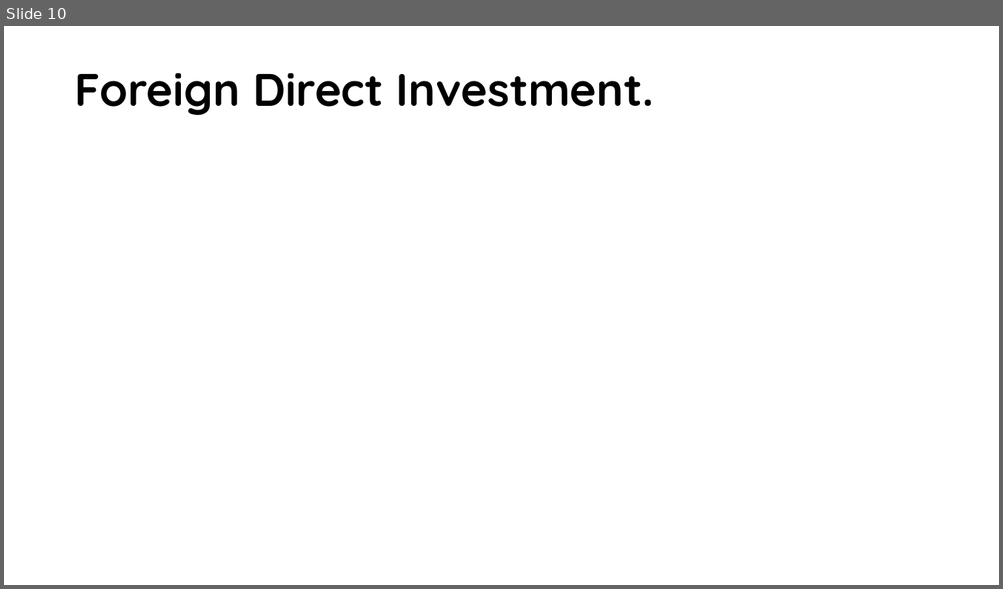
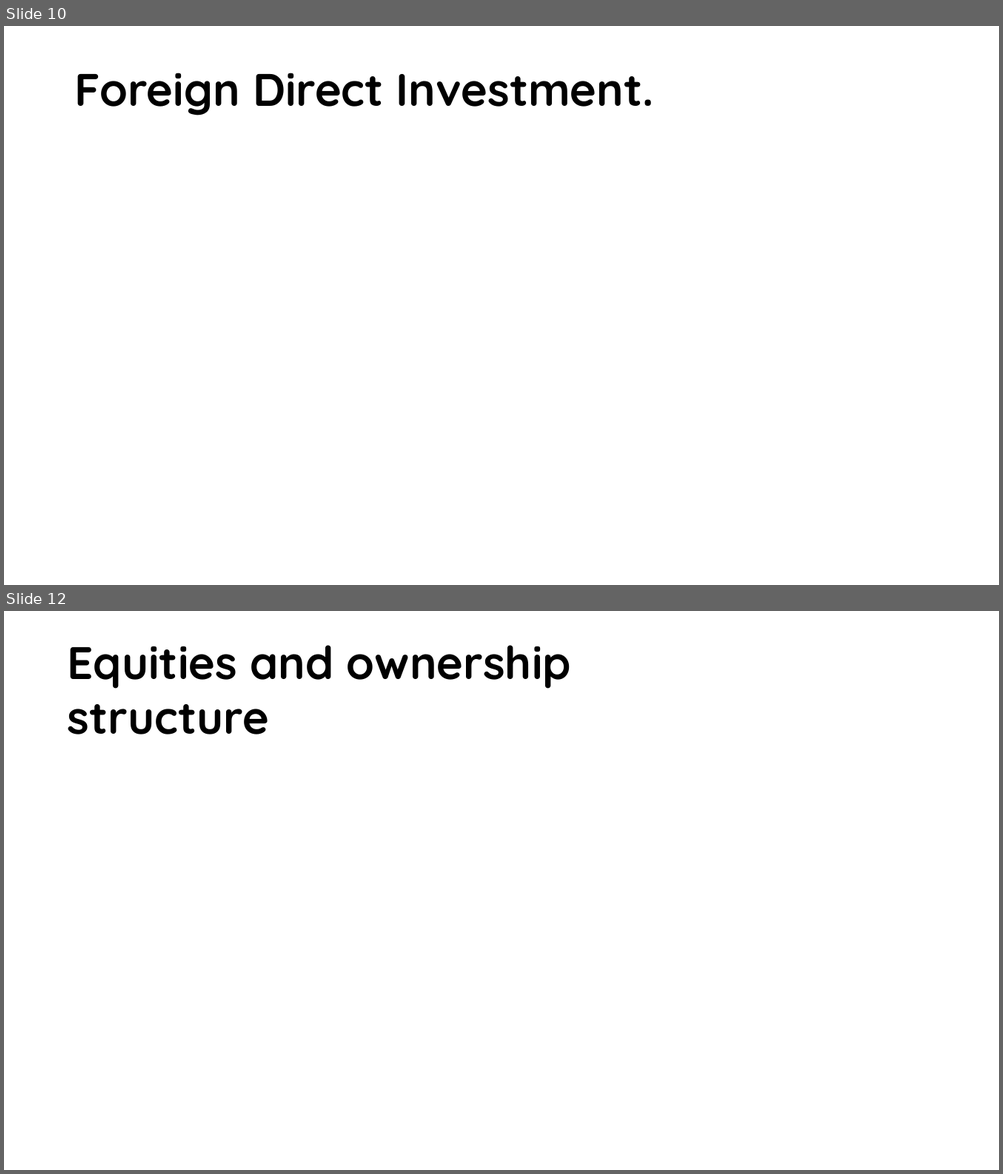
Before and after one commit to jhanandrade/AFD-Project, a slide deck: Documentos/Modelling Colombia Economy- Stock-Flow Consistent Prototype Growth Model.pptx. Shown one above the other, each under a label of ours: slide 10 before the commit, slides 10 and 12 after it; the slides between them are not shown. The pictures are 1003x589 and 1003x1174 pixels, drawn with LibreOffice and Linux fonts; fonts in the diff are those of the drawing; grey boxes stand for pictures; background and template pictures are left out. Boxes give left, top, right and bottom in pixels: in the first picture for what was removed or moved away, otherwise in the second. Text is boxed around its words. In the diff, an @@ line names an element or a change of style, - is before the commit and + after.

```diff
--- a/Documentos/Modelling Colombia Economy- Stock-Flow Consistent Prototype Growth Model.pptx
+++ b/Documentos/Modelling Colombia Economy- Stock-Flow Consistent Prototype Growth Model.pptx
@@ slide 12 added at (4,611,999,1170), background #FFFFFF @@
@@ title added at (68,645,571,735), 44 pt, text #000000, bold @@
+Equities and ownership structure
```
Also in this commit, not shown: 1 slide changed, 5 other slides added, 1 slide removed, 1 other file.
